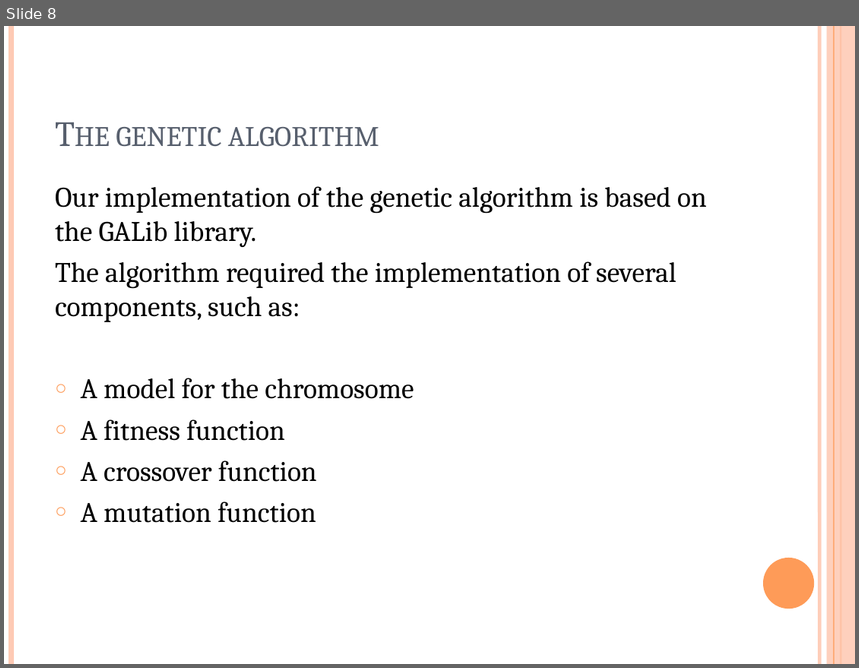
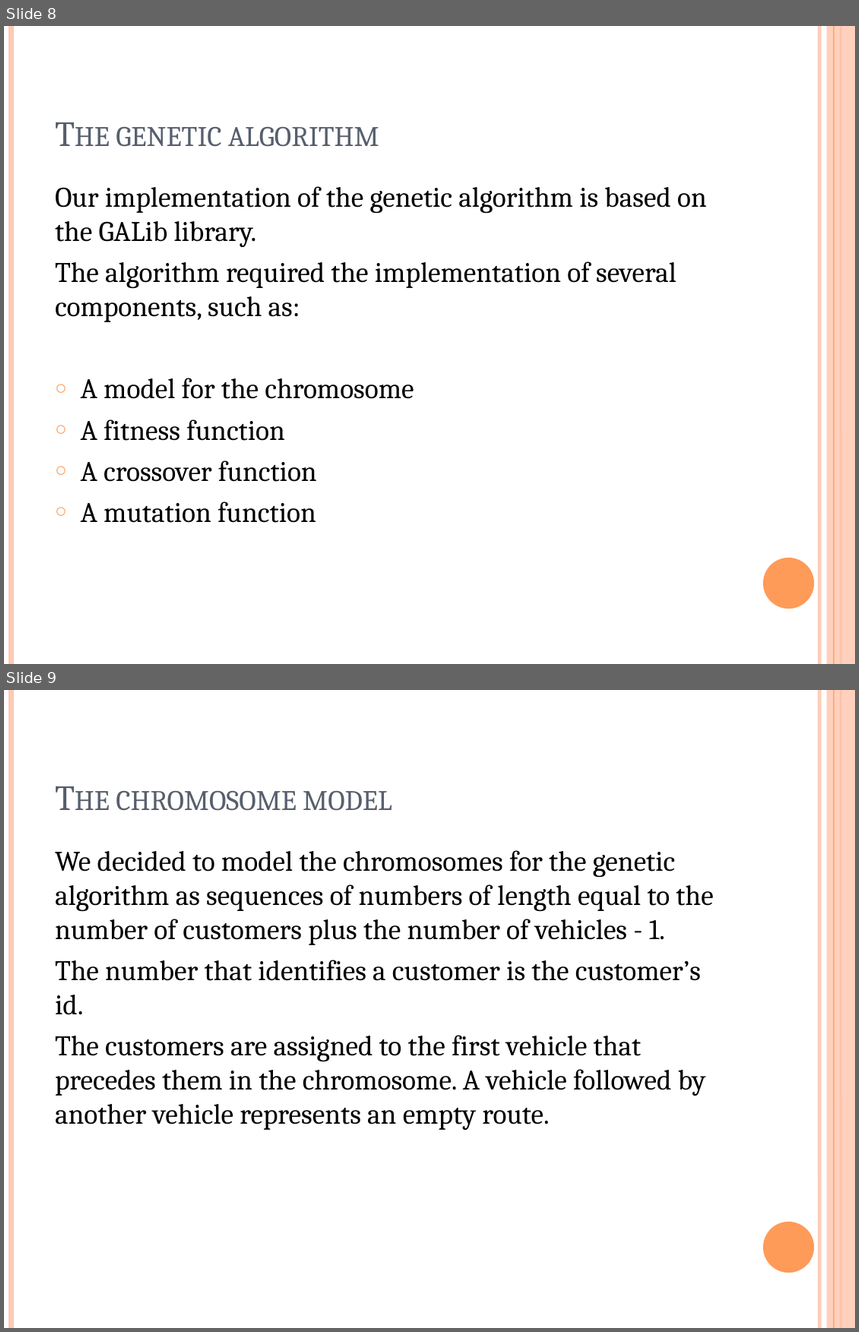
Before and after one commit to matteougolotti/OMA-Assignment, a slide deck: Documenti/OMA ASSIGNMENT 2014.pptx. Shown one above the other, each under a label of ours: slide 8 before the commit, slides 8 and 9 after it. The pictures are 859x668 and 859x1332 pixels, drawn with LibreOffice and Linux fonts; fonts in the diff are those of the drawing. Boxes give left, top, right and bottom in pixels: in the first picture for what was removed or moved away, otherwise in the second. Text is boxed around its words. In the diff, an @@ line names an element or a change of style, - is before the commit and + after.

```diff
--- a/Documenti/OMA ASSIGNMENT 2014.pptx
+++ b/Documenti/OMA ASSIGNMENT 2014.pptx
@@ slide 9 added at bbox=[4, 690, 855, 1328], background #FFFFFF; not listed: 6 template elements that a slide beside it also shows @@
@@ title added at bbox=[116, 791, 392, 811], 30 pt, text #575F6D, small capitals @@
+The chromosome model
@@ text added at bbox=[55, 850, 713, 1130], 24 pt, text #000000 @@
+We decided to model the chromosomes for the genetic algorithm as sequences of numbers of length equal to the number of customers plus the number of vehicles - 1.
+The number that identifies a customer is the customer’s id.
+The customers are assigned to the first vehicle that precedes them in the chromosome. A vehicle followed by another vehicle represents an empty route.
```
Also in this commit, not shown: 6 other slides added.
